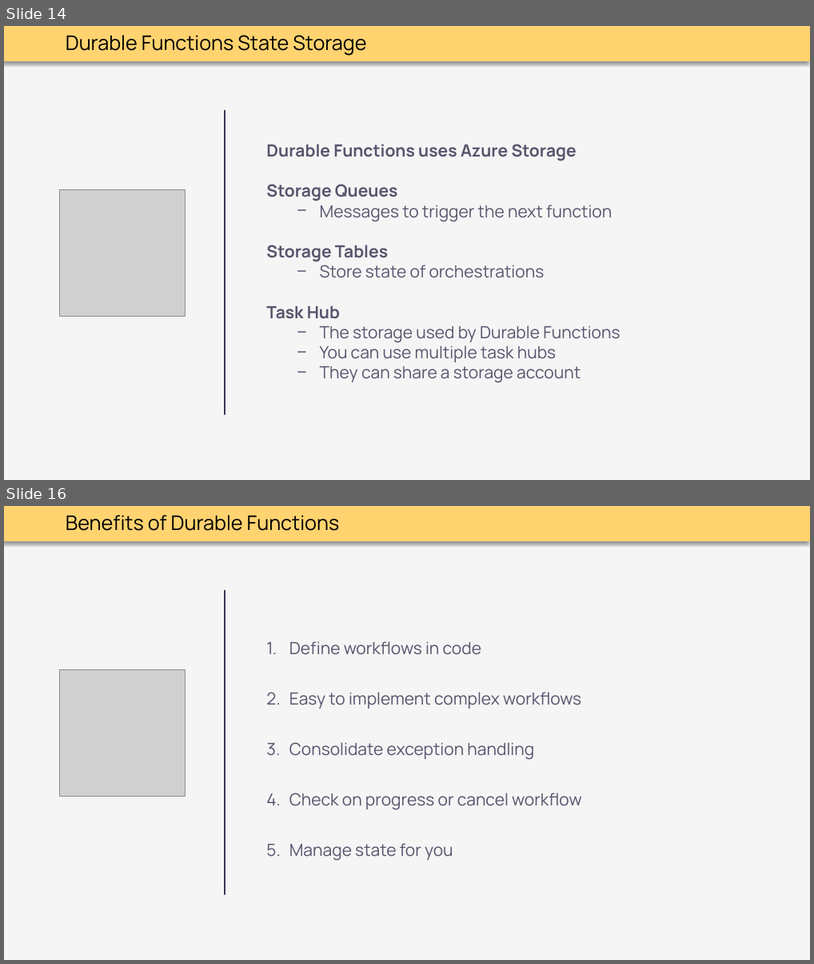
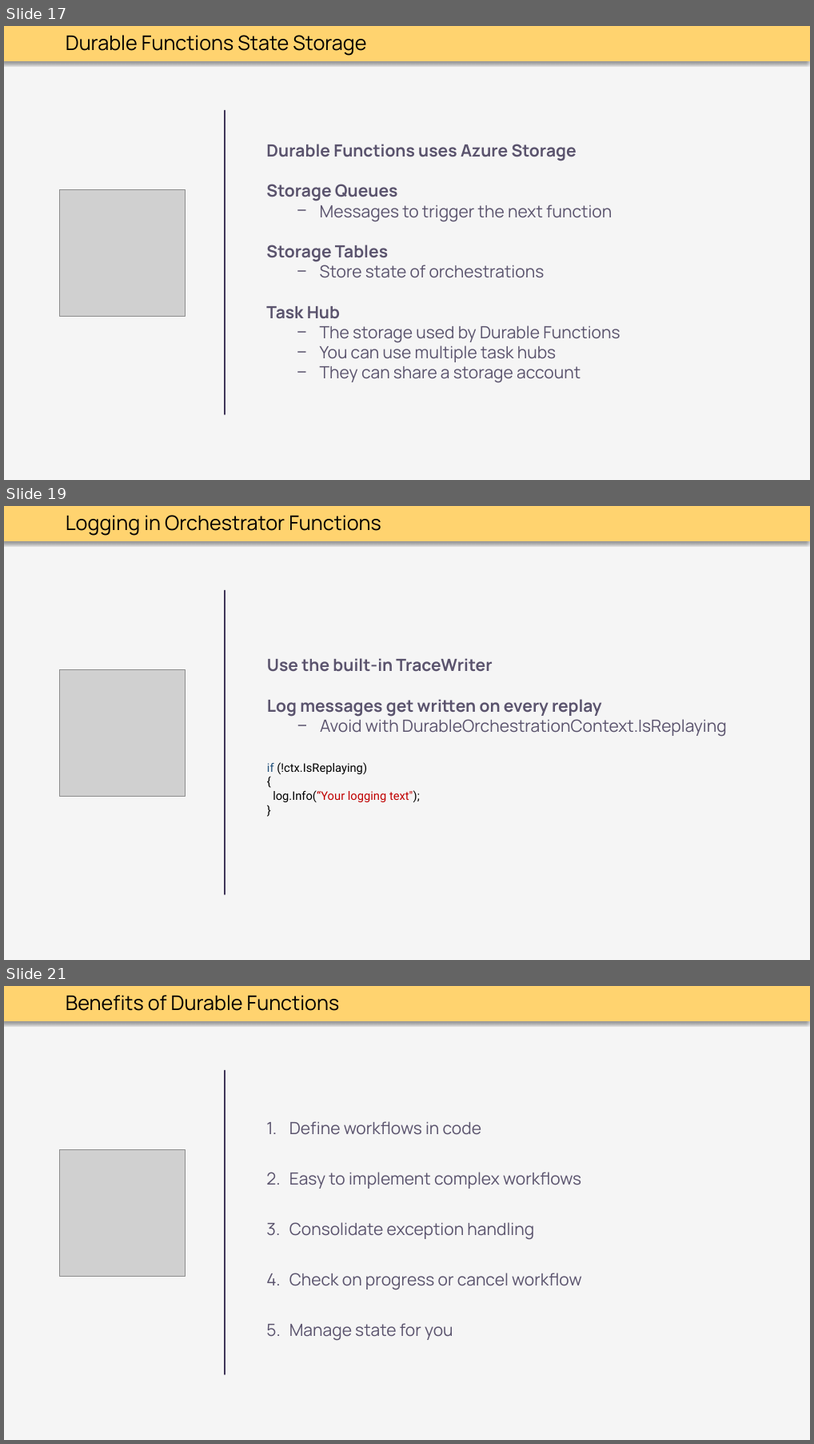
Before and after one commit to thoemmi/DurableFunctionsMeetupRosenheim, a slide deck: slides/Durable_Functions.pptx. Shown one above the other, each under a label of ours: slides 14 and 16 before the commit, slides 17, 19 and 21 after it; the slides between them are not shown. The pictures are 814x964 and 814x1444 pixels, drawn with LibreOffice and Linux fonts; fonts in the diff are those of the drawing; grey boxes stand for pictures. Boxes give left, top, right and bottom in pixels: in the first picture for what was removed or moved away, otherwise in the second. Text is boxed around its words. In the diff, an @@ line names an element or a change of style, - is before the commit and + after.

```diff
--- a/slides/Durable_Functions.pptx
+++ b/slides/Durable_Functions.pptx
@@ slide 19 added at bbox=[4, 506, 810, 960], background #F5F5F5; not listed: 1 template element that a slide beside it also shows @@
@@ text added at bbox=[66, 515, 382, 535], 24 pt, text #000000 @@
+Logging in Orchestrator Functions
@@ line added from (226, 591) to (226, 894), #3F3658 2 pt @@
@@ picture added at bbox=[60, 670, 186, 796] @@
@@ text added at bbox=[267, 658, 727, 736], 20 pt, text #5A536D, bold @@
+Use the built-in TraceWriter
+Log messages get written on every replay
+  − Avoid with DurableOrchestrationContext.IsReplaying
@@ text added at bbox=[267, 762, 420, 802], 14 pt, text #000000 @@
+if (!ctx.IsReplaying)
+{
+log.Info(“Your logging text");
+}
@@ what was slide 14 is now slide 17 @@
@@ what was slide 16 is now slide 21 @@
```
Also in this commit, not shown: 5 other slides added, 2 slides removed.
